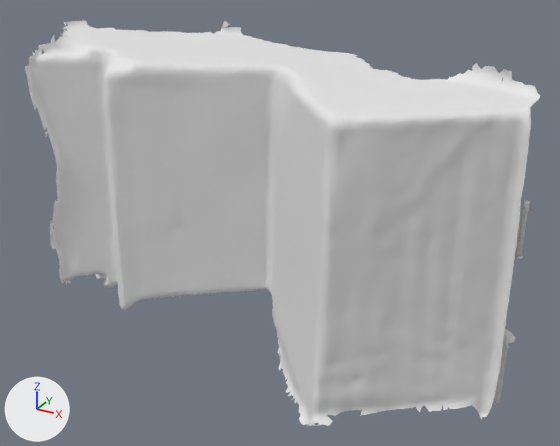
An edit to the OBJ model Assets/ASL/Resources/ASL_ScannedRooms/Discovery/Discovery/Part3/Part3.obj, drawn before and after from the same camera.
Both versions are drawn from a camera (50 mm lens) standing at (11.77, -17.16, 7.32) and looking at (6.27, -7.17, 2.32). Lighting does not change. The marker at lower left points along +X, +Y and +Z. Where no turn or scale is listed for an object, it has been applied to the vertices.

The scene before the commit, as lines of its bpy script (objects in view):
```python
mat_material0 = principled_material('material0')
mat_material0.base_color = (0.8, 0.8, 0.8)  # white #e7e7e7
mat_material0.roughness = 1.0
me_part3 = bpy.data.meshes.new('Part3')
me_part3.from_pydata(...)  # 22393 vertices, 43642 faces; spans x 1.91..10.1, y -9.54..-4.85, z -0.04..5.17
me_part3.materials.append(mat_material0)  # white #e7e7e7
ob_part3 = bpy.data.objects.new('Part3', me_part3)
ob_part3.location = (0.0, 0.0, 0.0)
```
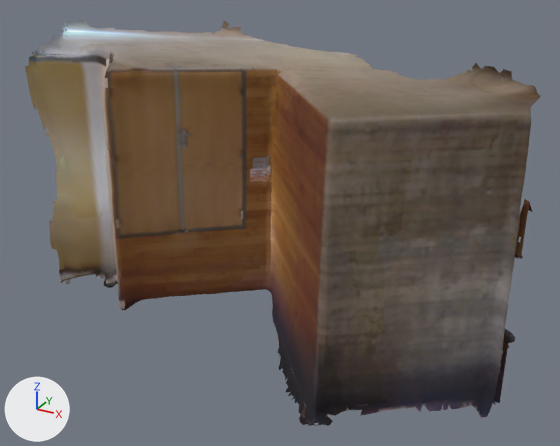
The change, as JSON lines over the scene's bpy script:
```json
{"op": "add", "block": "img_model_jpg", "code": ["img_model_jpg = load_image('Model.jpg', 'Model.jpg', 3840, 2400, 'sRGB')"]}
{"op": "remove", "block": "mat_material0", "code": "mat_material0.base_color = (0.8, 0.8, 0.8)  # white #e7e7e7"}
{"op": "add", "block": "mat_material0", "code": "mat_material0.texture = img_model_jpg"}
```

Boxes (x1, y1, x2, y2) around the edits, measured in the pictures (560 x 446 px):
```json
{"object": "Part3", "change": "surface changed", "before": [25, 20, 540, 426], "after": [25, 20, 540, 426], "on screen": "grey to brown"}
```
